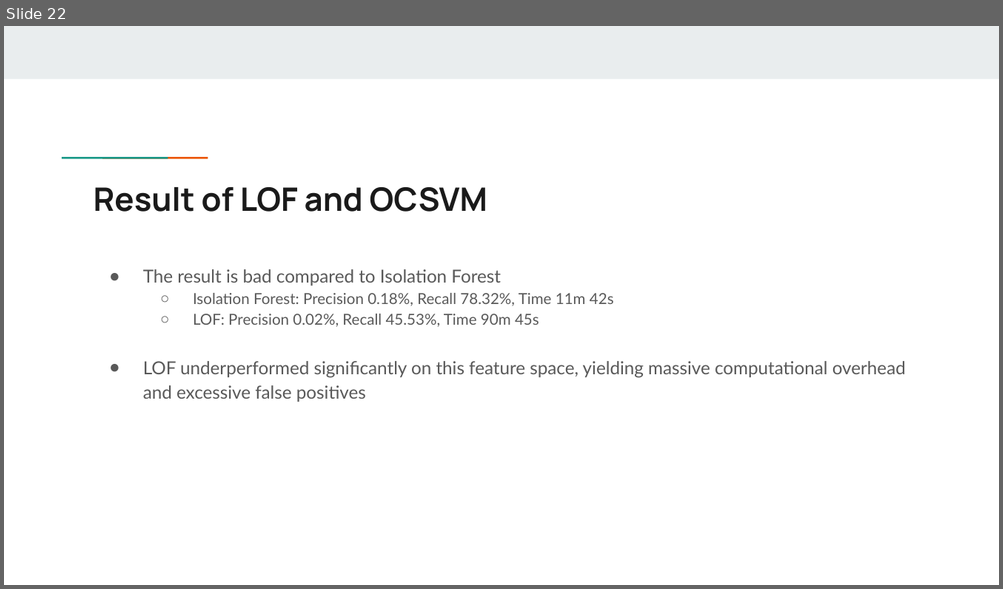
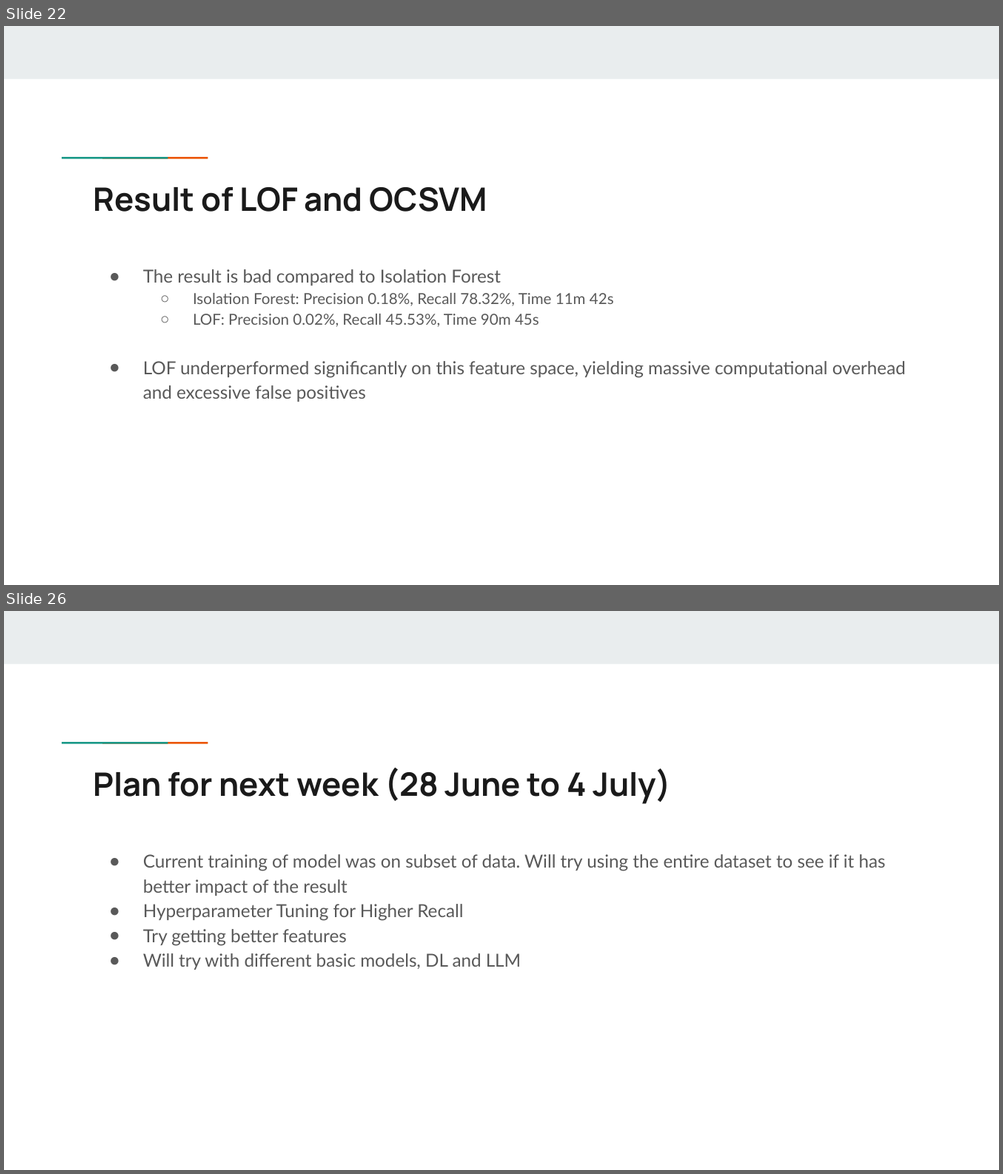
Before and after one commit to kudlamolka/Mtech_FYP, a slide deck: Presentation Slides/FYP Presentation.pptx. Shown one above the other, each under a label of ours: slide 22 before the commit, slides 22 and 26 after it; the slides between them are not shown. The pictures are 1003x589 and 1003x1174 pixels, drawn with LibreOffice and Linux fonts; fonts in the diff are those of the drawing. Boxes give left, top, right and bottom in pixels: in the first picture for what was removed or moved away, otherwise in the second. Text is boxed around its words. In the diff, an @@ line names an element or a change of style, - is before the commit and + after.

Commit message:
Full Data Reduced estimators and Depth

```diff
--- a/Presentation Slides/FYP Presentation.pptx
+++ b/Presentation Slides/FYP Presentation.pptx
@@ slide 26 added at (x1=4, y1=611, x2=999, y2=1170), background #FFFFFF; not listed: 3 template elements that a slide beside it also shows @@
@@ title added at (x1=94, y1=767, x2=671, y2=804), 23.4 pt, text #1A1A1A, bold @@
+Plan for next week (28 June to 4 July)
@@ text added at (x1=143, y1=854, x2=885, y2=970), 13 pt, text #595959 @@
+● Current training of model was on subset of data. Will try using the entire dataset to see if it has better impact of the result
+● Hyperparameter Tuning for Higher Recall
+● Try getting better features
+● Will try with different basic models, DL and LLM
```
Also in this commit, not shown: 2 slides changed, 2 other slides added, 2 other files.
